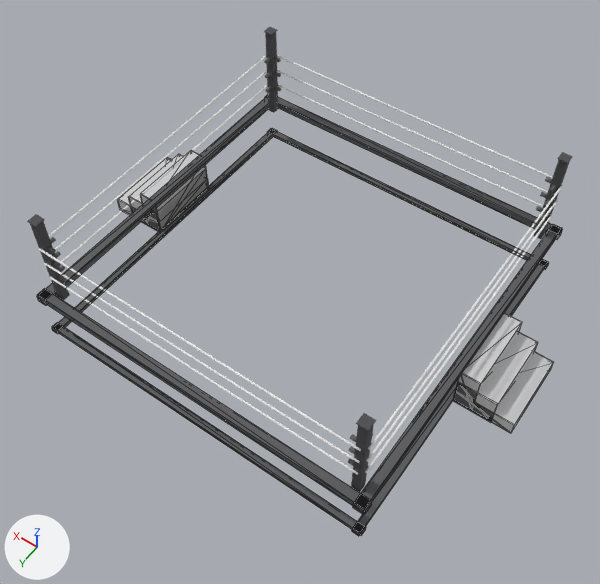
The glTF model game/assets/environment/ring.glb, before and after one commit.
Before and after are seen from a 50 mm lens placed at (-5.35, 7.75, 11.16), pointed at (-0.24, 0.59, -0.08). Every picture has the same lights, and +X, +Y and +Z are marked at lower left. The picture after the commit comes second. Mesh edges are drawn as thin lines on the coarser meshes. Vertices at exactly the same position are counted once.

Names of what the first picture shows: 'ApronRail', 'PostMesh', 'RopeMesh', 'StepsMesh' and 1 more.
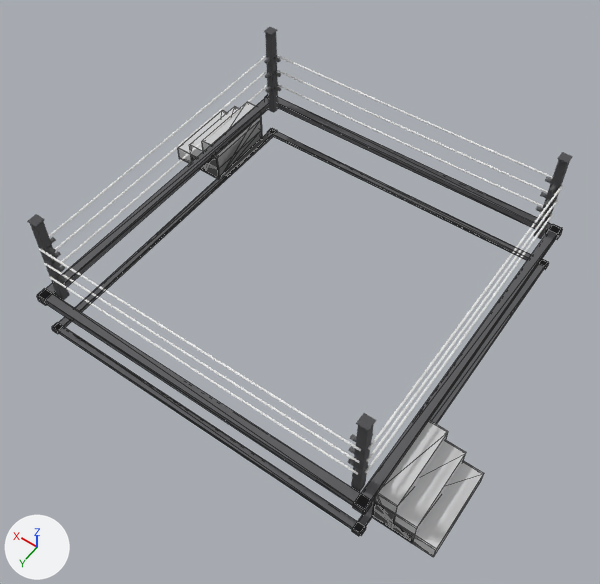
The change, as a diff of the scene's bpy script:
```diff
--- a/game/assets/environment/ring.glb.py
+++ b/game/assets/environment/ring.glb.py
@@ me_stepsmesh @@
 # used by ob_stepsmesh; location = (0.0, 0.0, 0.0)
-me_stepsmesh.from_pydata(...)  # 80 vertices, 192 faces; spans x -4.34..4.34, y -1.1..0.4, z -1.0..-0.14
+me_stepsmesh.from_pydata(...)  # 80 vertices, 192 faces; spans x -4.34..4.34, y -2.92..2.92, z -1.0..-0.14
+# me_stepsmesh part 1: the loose piece of 40 vertices spanning x 3.26..4.34, y -1.1..0.4, z -1.0..-0.14 is moved by (0.0, -1.82, 0.0)
+# me_stepsmesh part 2: the loose piece of 40 vertices spanning x -4.34..-3.26, y -1.1..0.4, z -1.0..-0.14 is moved by (0.0, 2.52, 0.0)
 me_stepsmesh.materials.append(mat_m_stepsmesh)
```

Where the change shows, as pixel boxes [x1, y1, x2, y2] in the pictures (600 x 584 px; the box of a moved part takes in the faces that stretch with it):
'StepsMesh', reshaped (30% narrower, 60% taller)
    before: [117, 151, 554, 434]
    after: [178, 103, 484, 557]
part 1 of me_stepsmesh, moved or reshaped
    before: [117, 151, 209, 232]
    after: [178, 103, 262, 178]
part 2 of me_stepsmesh, moved or reshaped
    before: [453, 312, 554, 434]
    after: [372, 420, 484, 557]
